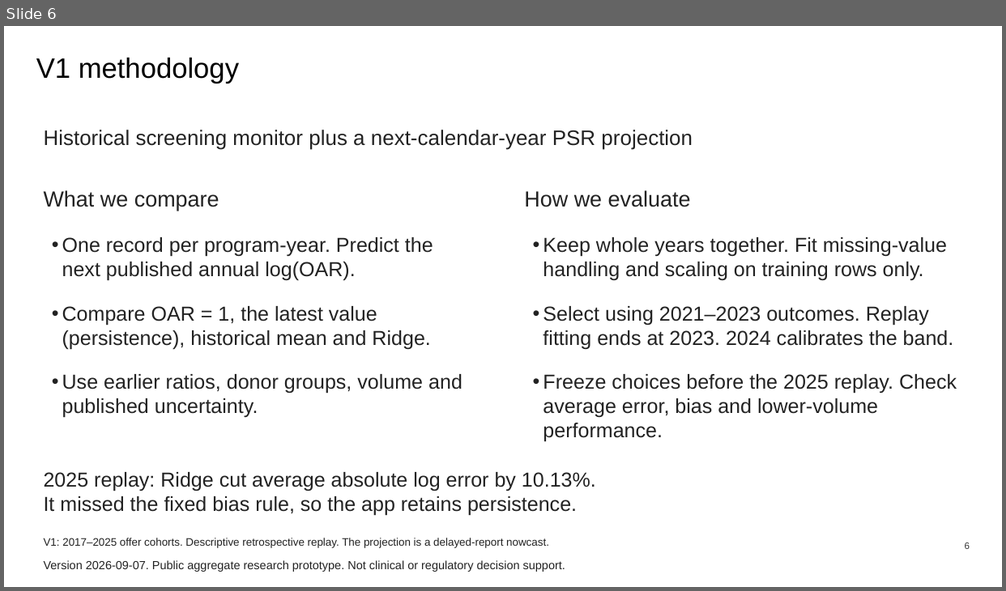
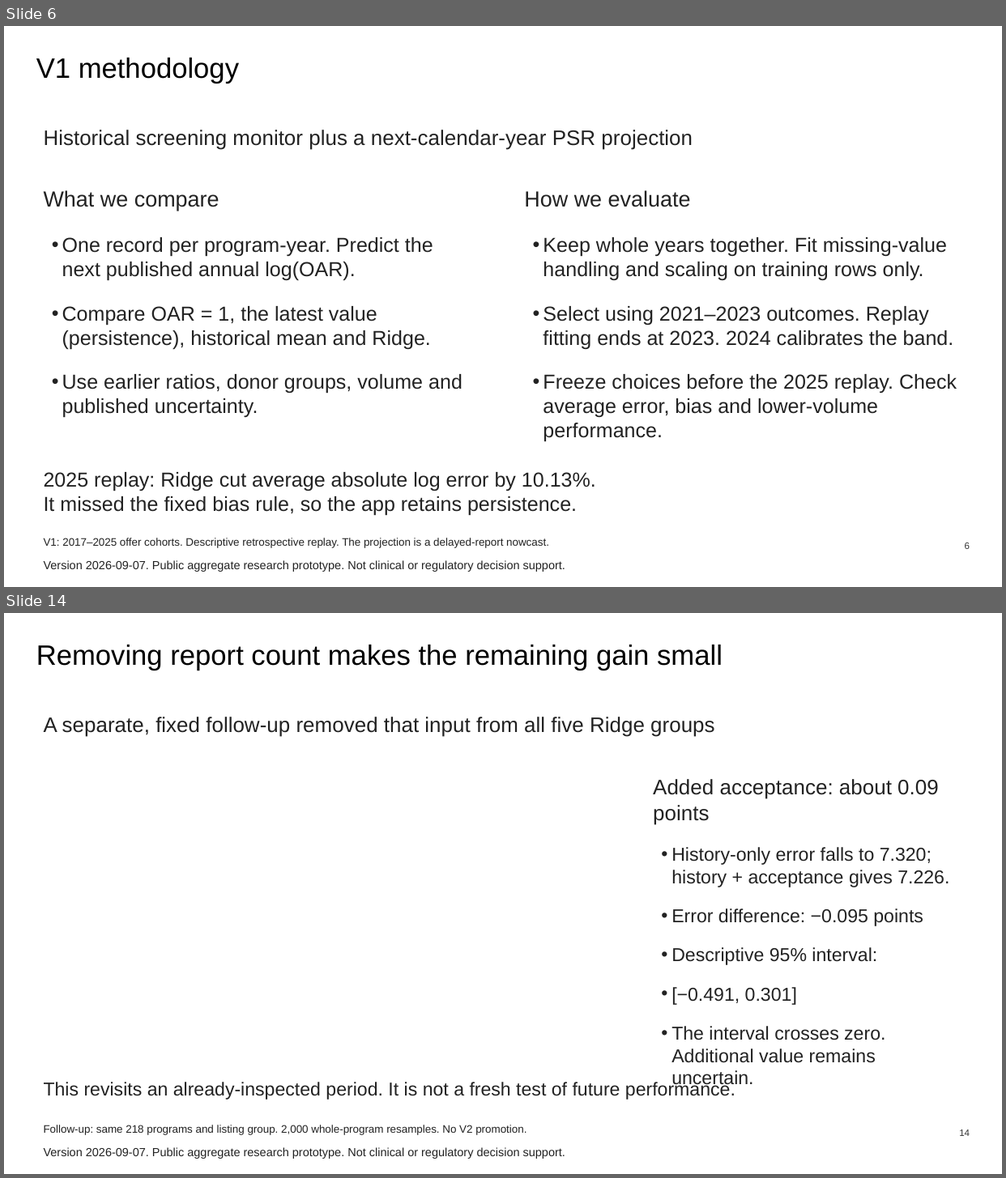
Before and after one commit to ca34525/Kidney-Acceptance-Signal-Monitor, a slide deck: docs/presentation/data-walkthrough/data-walkthrough.pptx. Shown one above the other, each under a label of ours: slide 6 before the commit, slides 6 and 14 after it; the slides between them are not shown. The pictures are 1006x591 and 1006x1178 pixels, drawn with LibreOffice and Linux fonts; fonts in the diff are those of the drawing. Boxes give left, top, right and bottom in pixels: in the first picture for what was removed or moved away, otherwise in the second. Text is boxed around its words. In the diff, an @@ line names an element or a change of style, - is before the commit and + after.

```diff
--- a/docs/presentation/data-walkthrough/data-walkthrough.pptx
+++ b/docs/presentation/data-walkthrough/data-walkthrough.pptx
@@ slide 14 added at bbox=[4, 613, 1002, 1174], background #FFFFFF @@
@@ title added at bbox=[36, 645, 722, 671], 27 pt, text #000000 @@
+Removing report count makes the remaining gain small
@@ text added at bbox=[44, 717, 714, 737], 20.2 pt, text #222222 @@
+A separate, fixed follow-up removed that input from all five Ridge groups
@@ text added at bbox=[653, 779, 939, 825], 20.2 pt, text #222222 @@
+Added acceptance: about 0.09 points
@@ text added at bbox=[671, 847, 949, 1063], 18 pt, text #222222 @@
+• History-only error falls to 7.320; history + acceptance gives 7.226.
+• Error difference: −0.095 points
+  Descriptive 95% interval:
+  [−0.491, 0.301]
+• The interval crosses zero. Additional value remains uncertain.
@@ text added at bbox=[44, 1081, 735, 1100], 18 pt, text #222222 @@
+This revisits an already-inspected period. It is not a fresh test of future performance.
@@ text added at bbox=[44, 1125, 526, 1135], 10.5 pt, text #222222 @@
+Follow-up: same 218 programs and listing group. 2,000 whole-program resamples. No V2 promotion.
@@ page number added at bbox=[959, 1130, 970, 1136], 9 pt, text #333333 @@
+14
@@ text added at bbox=[44, 1148, 565, 1159], 11.2 pt, text #222222 @@
+Version 2026-09-07. Public aggregate research prototype. Not clinical or regulatory decision support.
```
Also in this commit, not shown: 17 other slides added, 7 other files.
